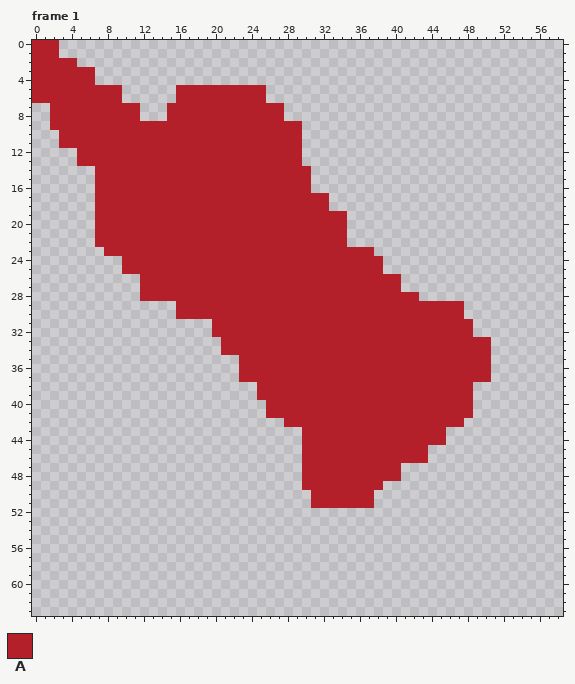
File history of a pixel-art file, data/image/glove.aseprite. That is the earlier state.
99x99 pixels, 4 frames. Shown: frame 1: x 0..58, y 0..63. The commit also changed other frames, which this record leaves out.
Palette (. is transparent): A #b4202a
Pixels before, frame 1 (only the part around the change), first column x 0:
 0 AAA.....................................................
 1 AAA.....................................................
 2 AAAAA...................................................
 3 AAAAAAA.................................................
 4 AAAAAAA.................................................
 5 AAAAAAAAAA......AAAAAAAAAA..............................
 6 AAAAAAAAAA......AAAAAAAAAA..............................
 7 ..AAAAAAAAAA...AAAAAAAAAAAAA............................
 8 ..AAAAAAAAAA...AAAAAAAAAAAAA............................
 9 ..AAAAAAAAAAAAAAAAAAAAAAAAAAAA..........................
10 ...AAAAAAAAAAAAAAAAAAAAAAAAAAA..........................
11 ...AAAAAAAAAAAAAAAAAAAAAAAAAAA..........................
12 .....AAAAAAAAAAAAAAAAAAAAAAAAA..........................
13 .....AAAAAAAAAAAAAAAAAAAAAAAAA..........................
14 .......AAAAAAAAAAAAAAAAAAAAAAAA.........................
15 .......AAAAAAAAAAAAAAAAAAAAAAAA.........................
16 .......AAAAAAAAAAAAAAAAAAAAAAAA.........................
17 .......AAAAAAAAAAAAAAAAAAAAAAAAAA.......................
18 .......AAAAAAAAAAAAAAAAAAAAAAAAAA.......................
19 .......AAAAAAAAAAAAAAAAAAAAAAAAAAAA.....................
20 .......AAAAAAAAAAAAAAAAAAAAAAAAAAAA.....................
21 .......AAAAAAAAAAAAAAAAAAAAAAAAAAAA.....................
22 .......AAAAAAAAAAAAAAAAAAAAAAAAAAAA.....................
23 ........AAAAAAAAAAAAAAAAAAAAAAAAAAAAAA..................
24 ..........AAAAAAAAAAAAAAAAAAAAAAAAAAAAA.................
25 ..........AAAAAAAAAAAAAAAAAAAAAAAAAAAAA.................
26 ............AAAAAAAAAAAAAAAAAAAAAAAAAAAAA...............
27 ............AAAAAAAAAAAAAAAAAAAAAAAAAAAAA...............
28 ............AAAAAAAAAAAAAAAAAAAAAAAAAAAAAAA.............
29 ................AAAAAAAAAAAAAAAAAAAAAAAAAAAAAAAA........
30 ................AAAAAAAAAAAAAAAAAAAAAAAAAAAAAAAA........
31 ....................AAAAAAAAAAAAAAAAAAAAAAAAAAAAA.......
32 ....................AAAAAAAAAAAAAAAAAAAAAAAAAAAAA.......
33 .....................AAAAAAAAAAAAAAAAAAAAAAAAAAAAAA.....
34 .....................AAAAAAAAAAAAAAAAAAAAAAAAAAAAAA.....
35 .......................AAAAAAAAAAAAAAAAAAAAAAAAAAAA.....
36 .......................AAAAAAAAAAAAAAAAAAAAAAAAAAAA.....
37 .......................AAAAAAAAAAAAAAAAAAAAAAAAAAAA.....
38 .........................AAAAAAAAAAAAAAAAAAAAAAAA.......
39 .........................AAAAAAAAAAAAAAAAAAAAAAAA.......
40 ..........................AAAAAAAAAAAAAAAAAAAAAAA.......
41 ..........................AAAAAAAAAAAAAAAAAAAAAAA.......
42 ............................AAAAAAAAAAAAAAAAAAAA........
43 ..............................AAAAAAAAAAAAAAAA..........
44 ..............................AAAAAAAAAAAAAAAA..........
45 ..............................AAAAAAAAAAAAAA............
46 ..............................AAAAAAAAAAAAAA............
47 ..............................AAAAAAAAAAA...............
48 ..............................AAAAAAAAAAA...............
49 ..............................AAAAAAAAA.................
50 ...............................AAAAAAA..................
51 ...............................AAAAAAA..................
52 ........................................................
53 ........................................................
54 ........................................................
55 ........................................................
56 ........................................................
57 ........................................................
58 ........................................................
59 ........................................................
The result:
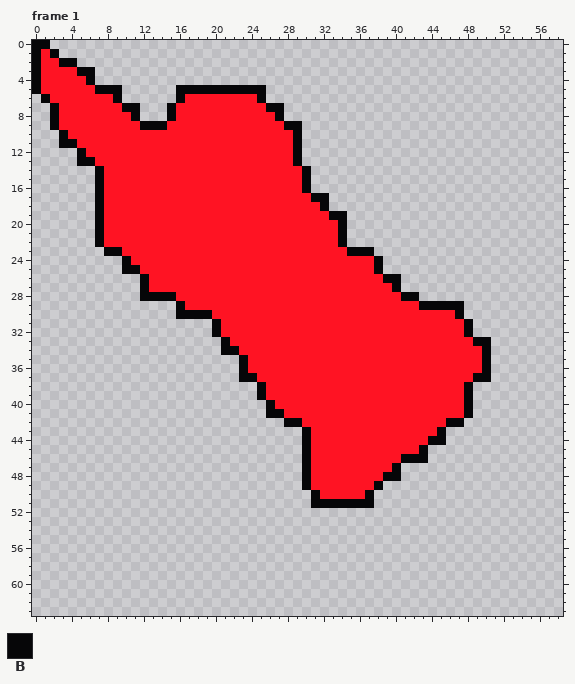
Colours new in this view: B #060608
Diff:
Colour A changes from #b4202a to #ff1323.
Frame 1, layer "Layer 1":
Colour A becomes colour B in row 0 at x 0 to 1; in row 1 at x 0 and 2; in row 2 at x 0 and 3 to 4; in row 3 at x 0 and 5 to 6; in row 4 at x 0 and 6; in row 5 at x 0, 7 to 9 and 16 to 25.
Colour A becomes colour B in row 6 at x 1, 9, 16 and 25; in row 7 at x 2, 10 to 11, 15 and 26 to 27; in row 8 at x 2, 11, 15 and 27; in row 9 at x 2, 12 to 14 and 28 to 29; in row 10 at x 3 and 29; in row 11 at x 3 to 4 and 29.
Colour A becomes colour B in row 12 at x 5 and 29; in row 13 at x 5 to 6 and 29; in rows 14 to 16 at x 7 and 30; in row 17 at x 7 and 31 to 32; in row 18 at x 7 and 32; in row 19 at x 7 and 33 to 34.
Colour A becomes colour B in rows 20 to 22 at x 7 and 34; in row 23 at x 8 to 9 and 35 to 37; in row 24 at x 10 and 38; in row 25 at x 10 to 11 and 38; in row 26 at x 12 and 39 to 40; in row 27 at x 12 and 40.
Colour A becomes colour B in row 28 at x 12 to 15 and 41 to 42; in row 29 at x 16 and 43 to 47; in row 30 at x 16 to 19 and 47; in rows 31 to 32 at x 20 and 48; in row 33 at x 21 and 49 to 50; in row 34 at x 21 to 22 and 50.
Colour A becomes colour B in rows 35 to 36 at x 23 and 50; in row 37 at x 23 to 24 and 49 to 50; in rows 38 to 39 at x 25 and 48; in row 40 at x 26 and 48; in row 41 at x 26 to 27 and 48; in row 42 at x 28 to 29 and 46 to 47.
Colour A becomes colour B in row 43 at x 30 and 45; in row 44 at x 30 and 44 to 45; in row 45 at x 30 and 43; in row 46 at x 30 and 41 to 43; in row 47 at x 30 and 40; in row 48 at x 30 and 39 to 40.
Colour A becomes colour B in row 49 at x 30 and 38; in row 50 at x 31 and 37; in row 51 at x 31 to 37.
Colour A is removed in row 0 at x 2; in row 6 at x 0.
Boxes around the changes in both pictures, in picture pixels (x1, y1, x2, y2):
changed: (32, 40, 491, 508)
